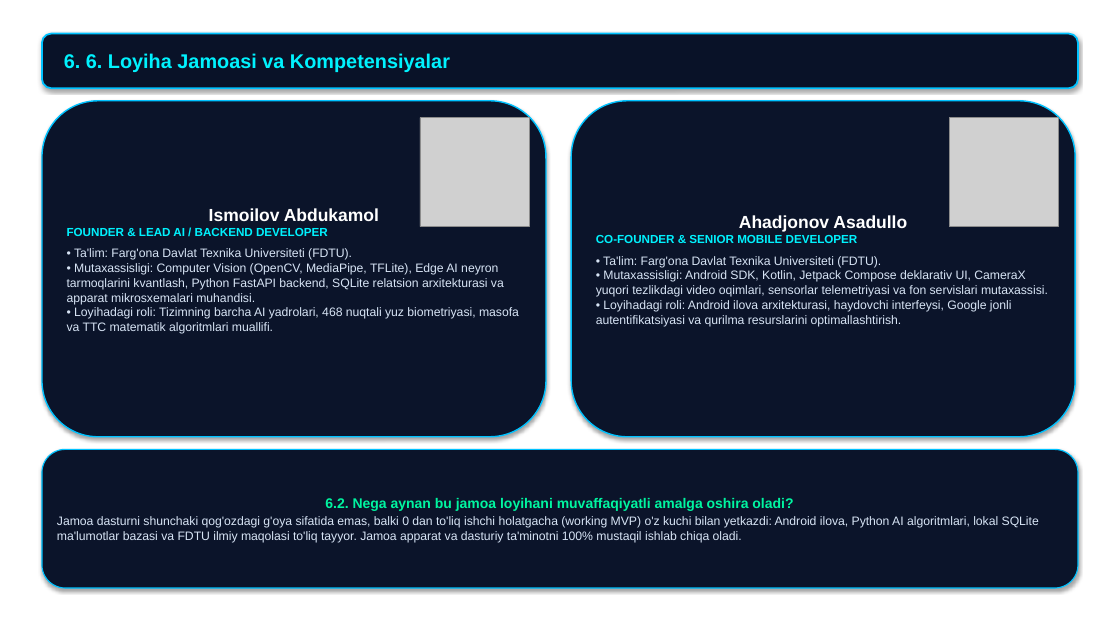
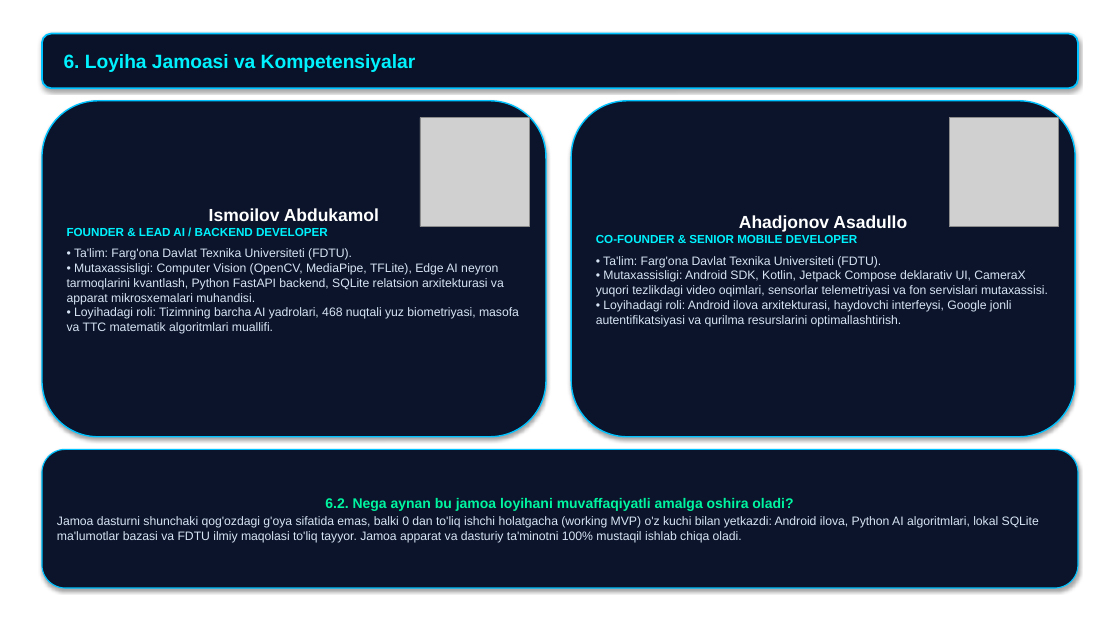
Before and after one commit to abdukamolismoilov5-dotcom/hamroh-ai, a slide deck: slide 9 of docs/presentations/1_HamrohAI_Canva_Shablon_Taqdimot_7000$.pptx. Drawn at 1120x630 pixels with LibreOffice and Linux fonts; fonts in the diff are those of the drawing; grey boxes stand for pictures; background and template pictures are left out. Boxes give left, top, right and bottom in pixels: in the first picture for what was removed or moved away, otherwise in the second. Text is boxed around its words. In the diff, an @@ line names an element or a change of style, - is before the commit and + after.

```diff
--- a/docs/presentations/1_HamrohAI_Canva_Shablon_Taqdimot_7000$.pptx
+++ b/docs/presentations/1_HamrohAI_Canva_Shablon_Taqdimot_7000$.pptx
@@ text in rounded rectangle at bbox=[64, 54, 416, 72]: text changed; size 17 to 16.5 pt @@
-6. 6. Loyiha Jamoasi va Kompetensiyalar
+6. Loyiha Jamoasi va Kompetensiyalar
```
Also in this commit, not shown: 9 other slides changed, 2 other files.
